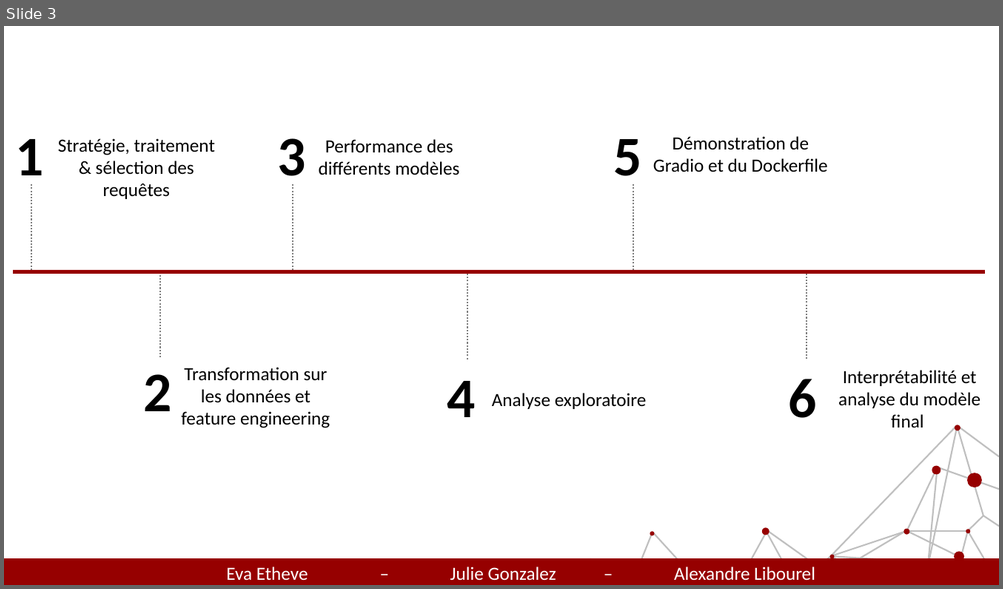
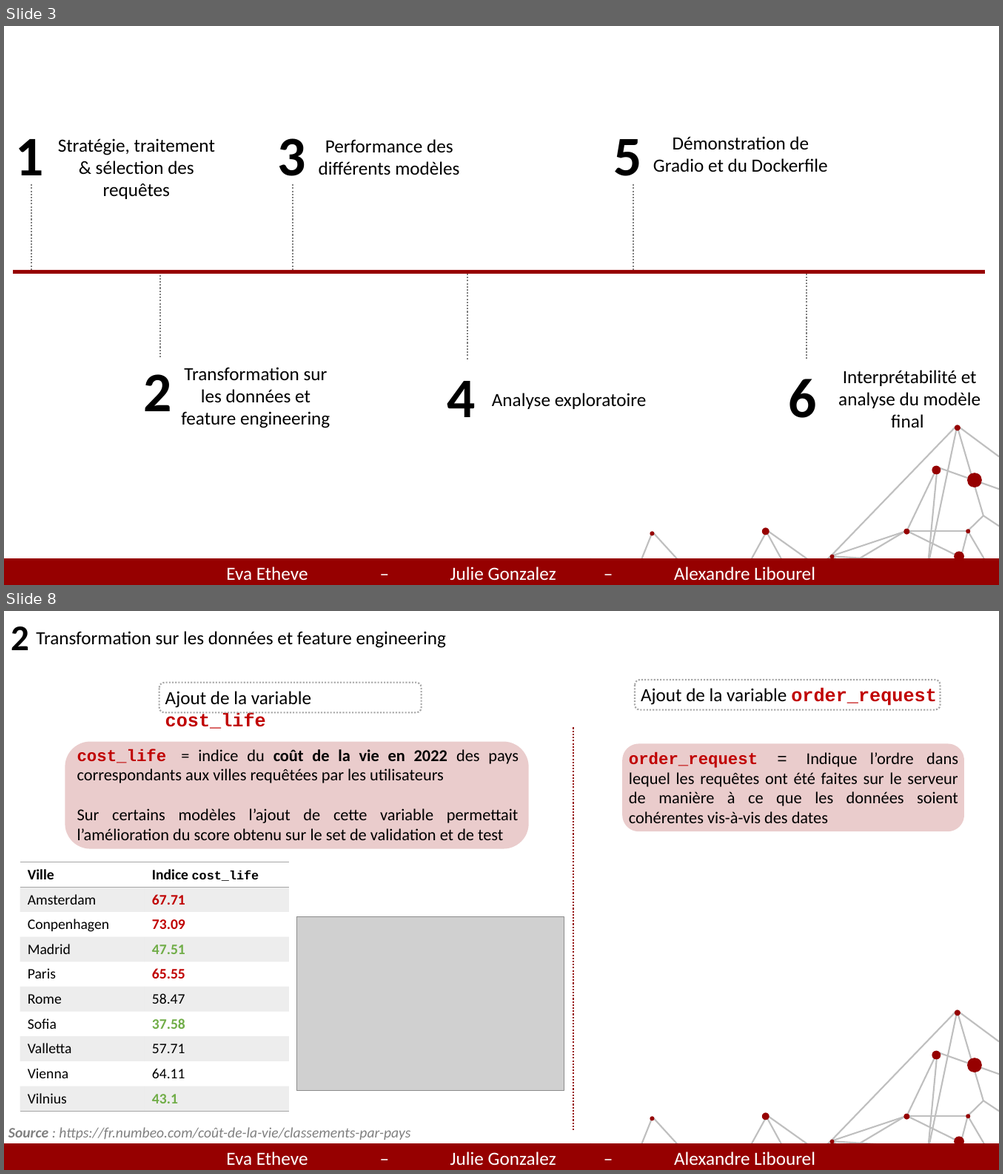
Before and after one commit to julie743/defi_IA, a slide deck: slides.pptx. Shown one above the other, each under a label of ours: slide 3 before the commit, slides 3 and 8 after it; the slides between them are not shown. The pictures are 1003x589 and 1003x1174 pixels, drawn with LibreOffice and Linux fonts; fonts in the diff are those of the drawing; grey boxes stand for pictures. Boxes give left, top, right and bottom in pixels: in the first picture for what was removed or moved away, otherwise in the second. Text is boxed around its words. In the diff, an @@ line names an element or a change of style, - is before the commit and + after.

```diff
--- a/slides.pptx
+++ b/slides.pptx
@@ slide 8 added at box(4, 611, 999, 1170), background #FFFFFF @@
@@ text added at box(11, 627, 30, 650), 35 pt, text #000000, bold @@
+2
@@ text added at box(36, 631, 446, 648), 18 pt, text #000000 @@
+Transformation sur les données et feature engineering
@@ rounded rectangle added at box(159, 683, 421, 712), outline #A6A6A6 1.5 pt dashed @@
@@ text added at box(165, 691, 311, 729), 18 pt, text #000000 @@
+Ajout de la variable cost_life
@@ rounded rectangle added at box(634, 680, 939, 709), outline #A6A6A6 1.5 pt dashed @@
@@ text added at box(640, 688, 936, 706), 18 pt, text #000000 @@
+Ajout de la variable order_request
@@ rounded rectangle added at box(65, 741, 529, 849), fill #960000 at 20% opacity @@
@@ line added from (573, 727) to (573, 1131), #960000 1.5 pt dashed @@
@@ rounded rectangle added at box(623, 743, 965, 832), fill #960000 at 20% opacity @@
@@ text added at box(77, 749, 518, 840), 16 pt, text #000000 @@
+cost_life = indice du coût de la vie en 2022 des pays correspondants aux villes requêtées par les utilisateurs
+Sur certains modèles l’ajout de cette variable permettait l’amélioration du score obtenu sur le set de validation et de test
@@ text added at box(629, 752, 958, 823), 16 pt, text #000000 @@
+order_request = Indique l’ordre dans lequel les requêtes ont été faites sur le serveur de manière à ce que les données soient cohérentes vis-à-vis des dates
@@ table added at box(20, 863, 289, 1111), 10 rows, 2 columns @@
+Ville | Indice cost_life
+Amsterdam | 67.71
+Conpenhagen | 73.09
+Madrid | 47.51
+Paris | 65.55
+Rome | 58.47
+Sofia | 37.58
+Valletta | 57.71
+Vienna | 64.11
+Vilnius | 43.1
@@ picture added at box(296, 917, 563, 1091) @@
@@ group added at box(560, 1010, 999, 1170): 30 lines, 9 ellipses @@
@@ text added at box(8, 1128, 410, 1140), 14 pt, text #808080, italic @@
+Source : https://fr.numbeo.com/coût-de-la-vie/classements-par-pays
@@ rectangle added at box(4, 1144, 999, 1170), fill #960000 @@
@@ text added at box(226, 1152, 815, 1166), 18 pt, text #FFFFFF @@
+Eva Etheve – Julie Gonzalez – Alexandre Libourel
```
Also in this commit, not shown: 6 slides changed, 5 other slides added, 1 other file.
